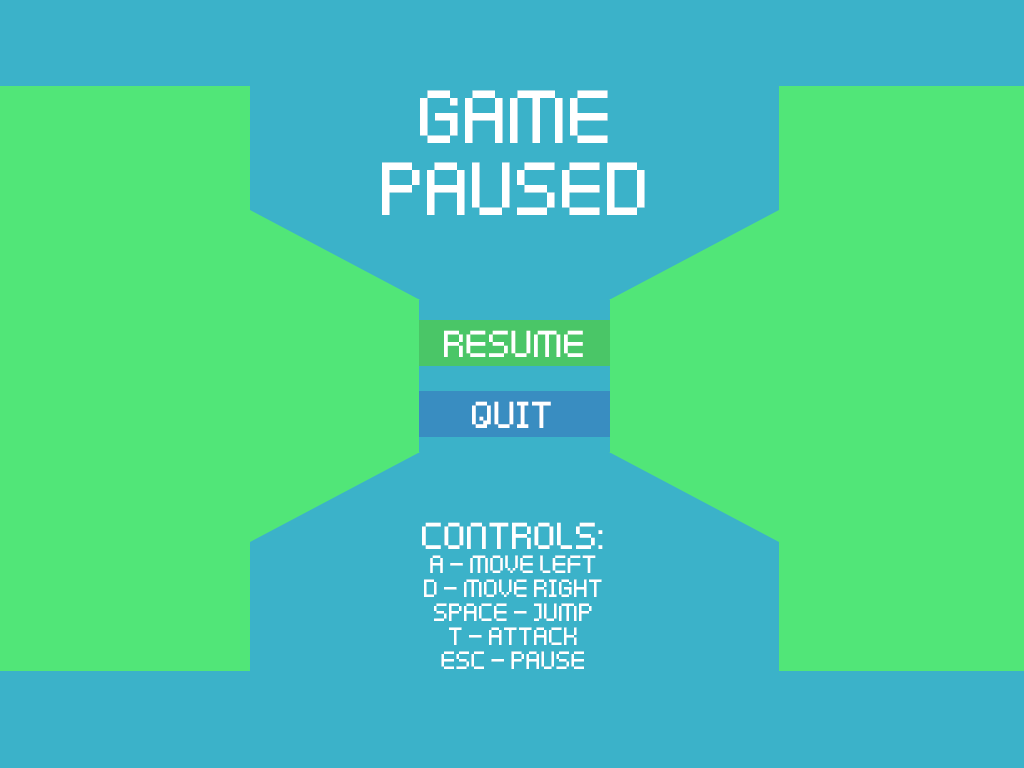
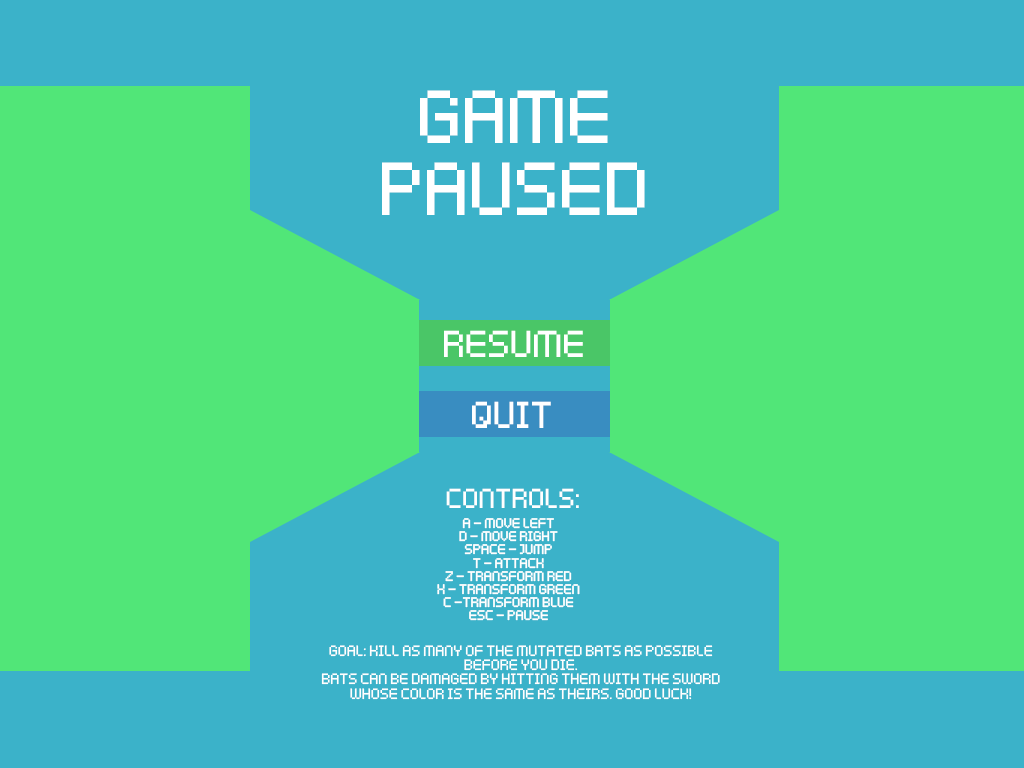
Revision of a layered (1024, 768) image; what changed, layer by layer:
added layer "Goal: Kill as many of the mutated bats as possible before you d" above "A - Move left D - Move right SPACE - Jump T - attack Z - Transf" over <box>321,645,720,700</box>
renamed "Controls: A - Move left D - Move right SPACE - Jump T - attack" to "A - Move left D - Move right SPACE - Jump T - attack Z - Transf", painted on it over <box>422,518,603,669</box>
added layer "Controls:" above "QUIT" over <box>446,488,579,508</box>
